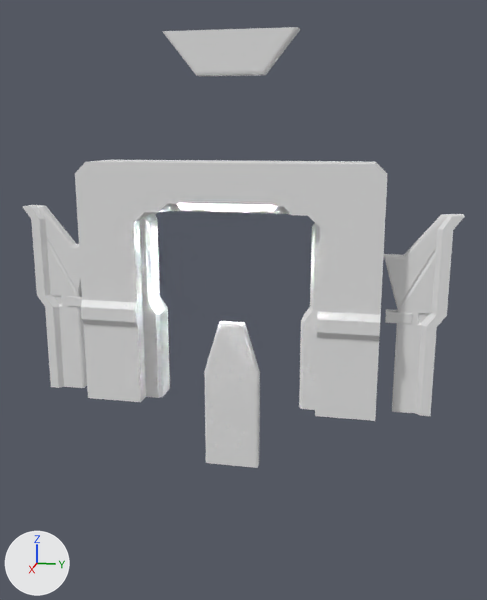
Renders of the glTF model models/door.glb from each side of a commit.
Both versions are drawn from a camera (50 mm lens) standing at (48.2, 10.5, 19.9) and looking at (-0.6, 0.8, 7.7). The lights are fixed; the arrows at lower left show +X, +Y and +Z. Where no turn or scale is listed for an object, it has been applied to the vertices. Vertices at the same position are counted once.
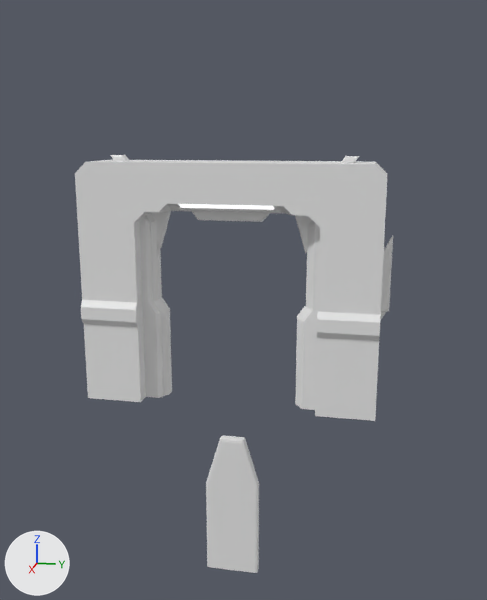
The edits, one by one:
me_plane_002 is used by ob_plane_002; location (0.0, 10.06, 0.0).
me_plane_002 had 90 vertices, 176 faces and spanned x -0.39..0.39, y 0.94..5.64, z 0.0..14.56.
me_plane_002 now has 46 vertices, 88 faces and spans x -0.39..0.39, y 0.94..5.64, z 7.71..14.56.
Part 3, on me_plane_002:
46 vertices are removed from x -0.39..0.39, y 2.12..4.96, z 0.0..12.73.
100 faces are deleted.
2 vertices are added at (0.0, 4.96, 13.06), (0.0, 2.21, 7.85).
12 new faces join them.
me_plane_005 is used by ob_plane_005; location (0.0, -10.06, 0.0); rotation (0.0, 1.571, 0.0), in degrees (0, 90, 0); scale (7.28, 4.72, 4.72).
me_plane_005 had 90 vertices, 176 faces and spanned x -2.0..0.0, y -1.2..-0.2, z -0.08..0.08.
me_plane_005 now has 54 vertices, 104 faces and spans x -1.79..0.0, y 0.45..1.05, z -0.08..0.08.
me_plane_005 part 1: 90 vertices removed from x -2.0..0.0, y -1.2..-0.2, z -0.08..0.08.
me_plane_005 part 2: 54 vertices added at x -1.79..0.0, y 0.45..1.05, z -0.08..0.08.
Mesh me_plane_011 is new.
It has 46 vertices, 88 faces and spans x -0.39..0.39, y -5.64..-0.94, z 7.71..14.56.
It uses material mat_material_001 (white #e7e7e7).
Object 'Plane.004' (ob_plane_004) moves from (0.0, 0.0, -5.6) to (0.0, 0.0, -15.07).
Object 'Plane.001' (ob_plane_001) moves from (0.0, 0.0, 12.27) to (0.0, 0.0, 2.2).
Object 'Cube' (ob_cube) moves from (0.0, 12.28, 7.19) to (0.0, 7.15, 7.19).
Object 'Cube.002' (ob_cube_002) moves from (0.0, -12.28, 7.19) to (0.0, -7.15, 7.19).
Object 'Plane' (ob_plane) moves from (0.0, 10.56, 0.0) to (0.0, 1.66, 0.0).
Object 'Plane.006' (ob_plane_006) moves from (0.0, -8.56, 0.0) to (0.0, 0.34, 0.0).
Object 'Plane.002' (ob_plane_002) moves from (0.0, 10.06, 0.0) to (0.0, 3.38, 3.89).
In object 'Plane.005' (ob_plane_005), parent is now set to ob_rlock_004.
Object 'Plane.005' (ob_plane_005) moves from (0.0, -10.06, 0.0) to (0.0, -1.67, 0.664).
Object 'Plane.005' (ob_plane_005) turns from (0, 90, 0) to (-90, 0, -90) degrees about x, y and z.
Object 'Plane.005' (ob_plane_005) is rescaled from (7.28, 4.72, 4.72) to (1.1, 0.715, 0.715).
Object 'rlock.004' (ob_rlock_004) is new.
Its parent is ob_door_rig.
Its location is (0.0, 1.668, 1.67).
Its rotation in degrees is (90, 0, 0).
Object 'Door_rig' (ob_door_rig) is new.
Its location is (0.0, 0.0, 0.0).
Its scale is (6.6, 6.6, 6.6).
Object 'Plane.009' (ob_plane_009) is new; it shows me_plane_011.
Its location is (0.0, -3.38, 3.87).

Pixel boxes (x1, y1, x2, y2) of what changed, in the pictures (487 x 600 px):
'Plane.004', moved
    before: (204, 321, 260, 468)
    after: (206, 435, 259, 573)
'Plane.002', reshaped, moved (51% shorter)
    before: (384, 214, 449, 414)
    after: (295, 156, 359, 254)
'Plane.001', moved
    before: (162, 27, 300, 76)
    after: (192, 211, 270, 222)
'Plane.005', reshaped, moved, turned, rescaled
    before: (37, 206, 87, 388)
    after: (380, 235, 393, 321)
'Plane.006', moved
    before: (23, 205, 64, 388)
    after: (146, 213, 172, 396)
'Plane', moved
    before: (416, 214, 465, 416)
    after: (295, 220, 315, 406)
'Plane.009', added
    after: (110, 155, 171, 248)
'Cube', moved (not visible afterwards)
    before: (385, 309, 412, 324)
'Cube.002', moved (not visible afterwards)
    before: (66, 295, 82, 307)
part 1 of me_plane_005, deleted
    before: (37, 206, 87, 388)
part 2 of me_plane_005, added
    after: (380, 235, 393, 321)
part 3 of me_plane_002, cut back
    before: (392, 251, 436, 414)
